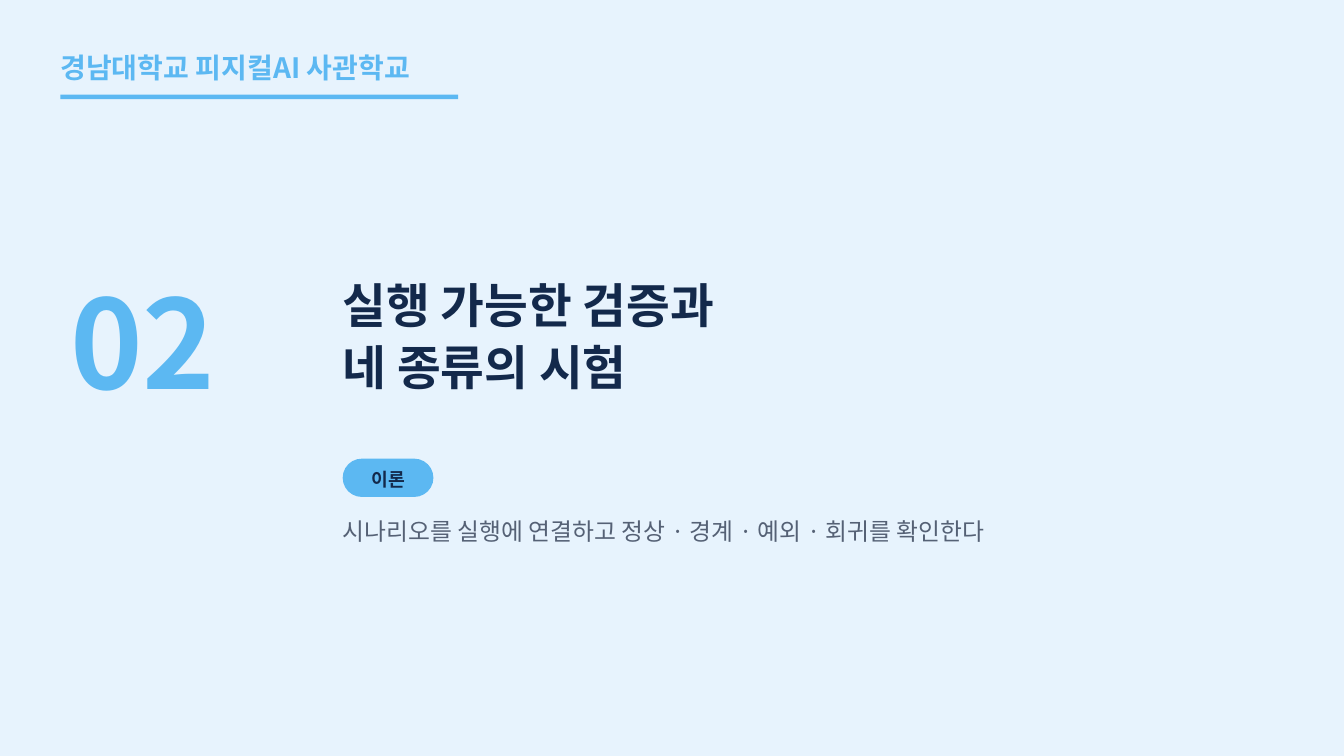
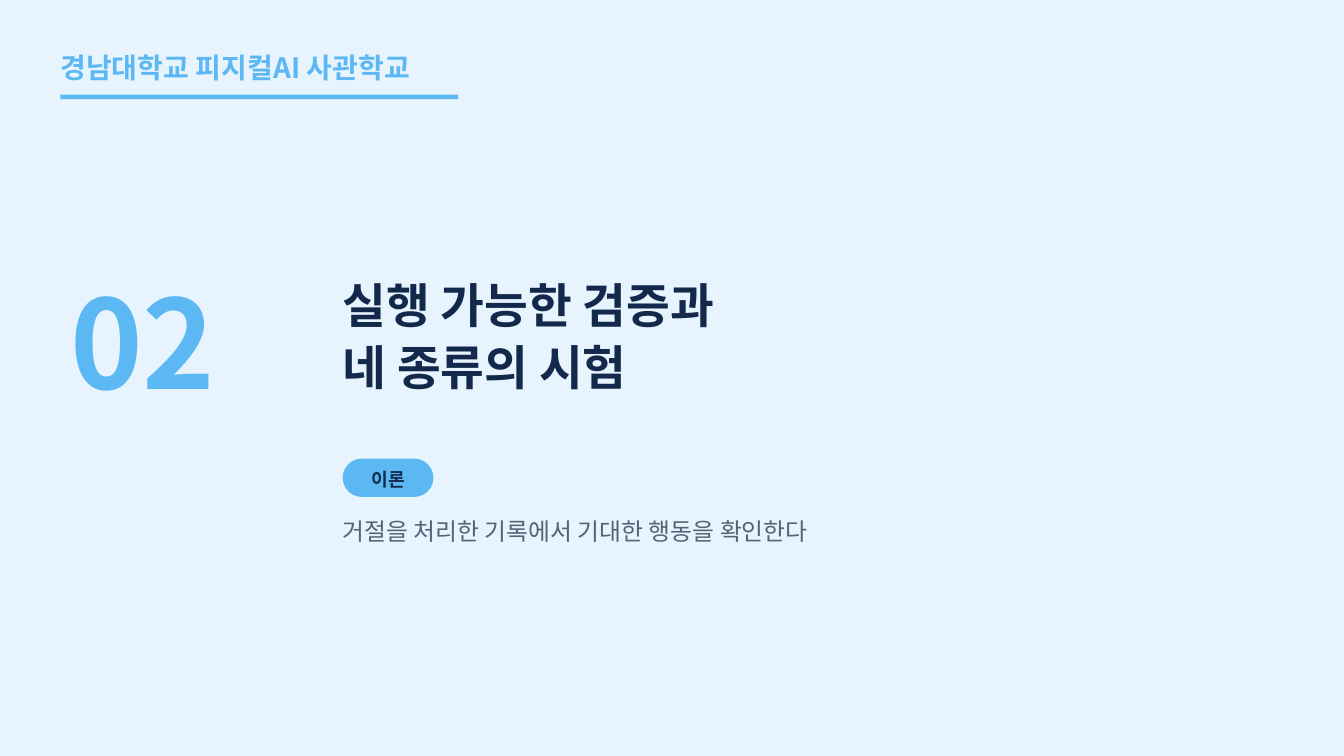
Before and after one commit to uengine-oss/hyd-iot-edu, a slide deck: slide 13 of workspace/강의제작/산출물/통합반/이론/08회차/통합반_08일차.pptx. Drawn at 1344x756 pixels with LibreOffice and Linux fonts; fonts in the diff are those of the drawing. Boxes give left, top, right and bottom in pixels: in the first picture for what was removed or moved away, otherwise in the second. Text is boxed around its words. In the diff, an @@ line names an element or a change of style, - is before the commit and + after.

```diff
--- a/workspace/강의제작/산출물/통합반/이론/08회차/통합반_08일차.pptx
+++ b/workspace/강의제작/산출물/통합반/이론/08회차/통합반_08일차.pptx
@@ text at bbox=[343, 520, 808, 542]: text changed @@
-시나리오를 실행에 연결하고 정상 · 경계 · 예외 · 회귀를 확인한다
+거절을 처리한 기록에서 기대한 행동을 확인한다
```
Also in this commit, not shown: 7 other slides changed, 3 slides added, 3 slides removed, 5 other files.
